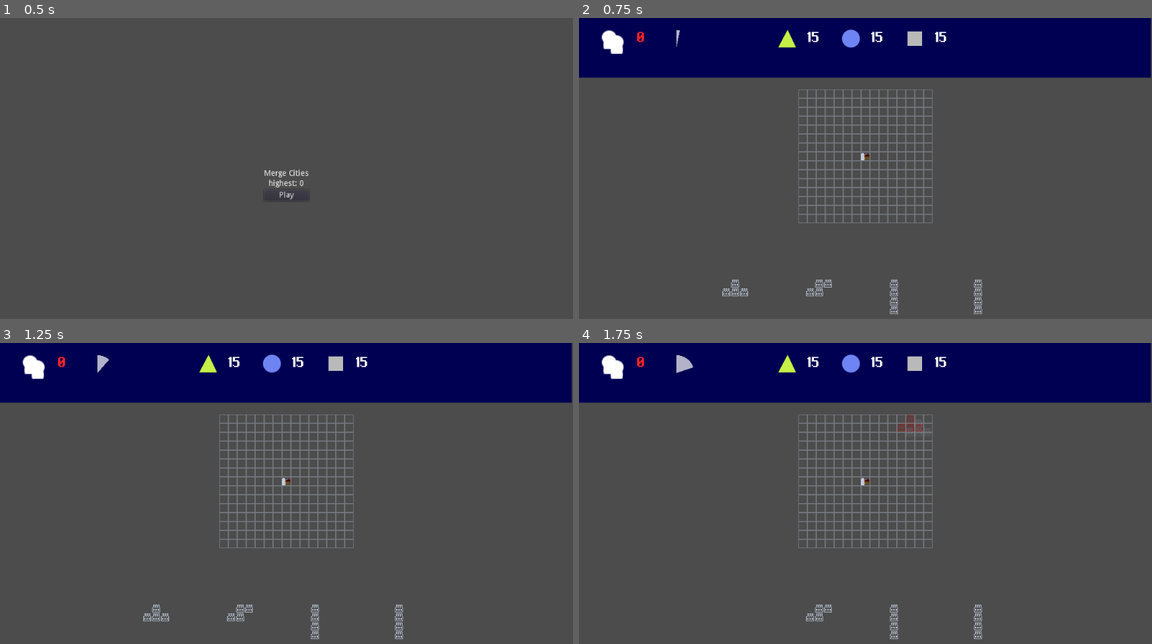
Above: before the commit, frames 1-4 (two rows, left to right).
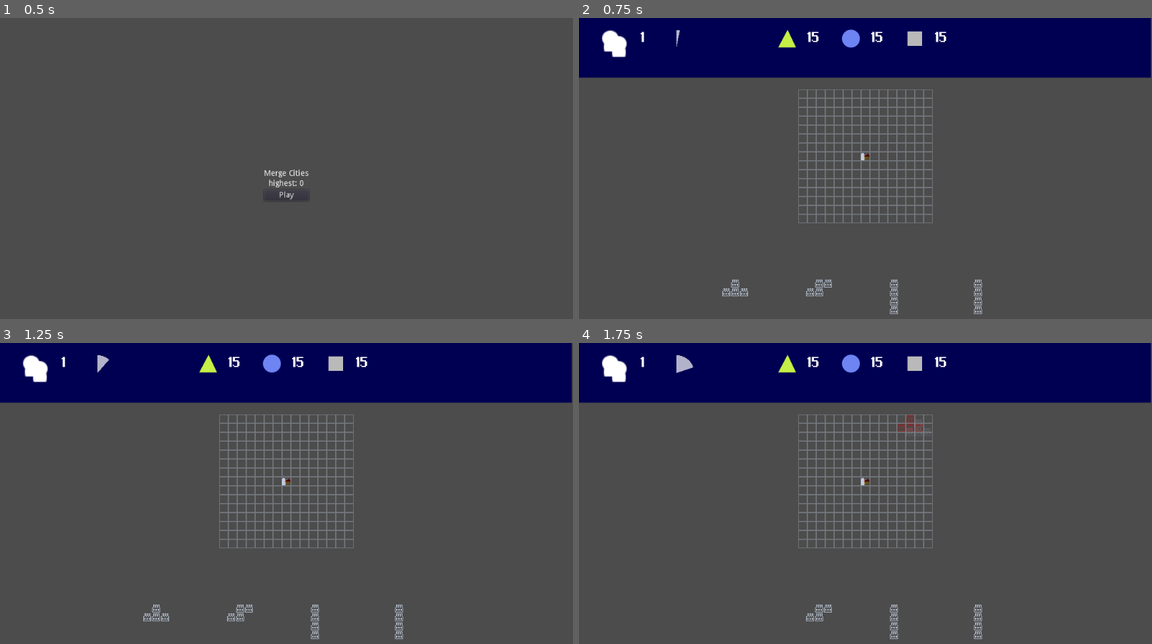
Above: after the commit, the same moments.

Repository: T4g1/gd-wildjam13
Game: Godot game, scene res://main.tscn
Two runs of this game, one before a commit and one after it. Both use one fixed random seed, a clock stepped at 60 frames per second and the inputs below.
Inputs (mouse positions are in pixels of both pictures, inside the frame that each line leads up to):
- Up to frame 1 (0.5 s): no input
- Up to frame 2 (0.75 s): click "Play" at 0.5 s
- Up to frame 3 (1.25 s): no input
- Up to frame 4 (1.75 s): tap Enter at 1.25 s; drag from (739, 622) to (922, 436) at 1.27 s

Frame 1 is identical in both runs. In frame 2, 0.2% of the frame differs, in the area x 3-12%, y 4-14%; in frame 3, 0.2%; in frame 4, 0.2%.

Commit message:
[enh] Starting population at 1 and removed useless starting Bloc

Diff:
--- a/nodes/City/City.gd
+++ b/nodes/City/City.gd
@@ -19,12 +19,7 @@
 	for bloc in $Blocs.get_children():
 		bloc.free()
 
-	var starting_city = bloc_scene.instance()
-	starting_city.production = 0
-	starting_city.consumption = 0
-
 	$Grid.set_cell(starting_point.x, starting_point.y, 1)
-	$Blocs.add_child(starting_city)
 
 func show_ghost(polymino):
 	var city_size = $Grid.grid_size * $Grid.cell_size
--- a/nodes/ResourcesManager/ResourcesManager.gd
+++ b/nodes/ResourcesManager/ResourcesManager.gd
@@ -19,7 +19,8 @@
 	for type in range(0, ResourceType.Types.size()):
 		resources[type] = base
 		diffs[type] = 0
-	population = 0
+
+	population = 1
 
 func add(type: int, value: int):
 	resources[type] += value
